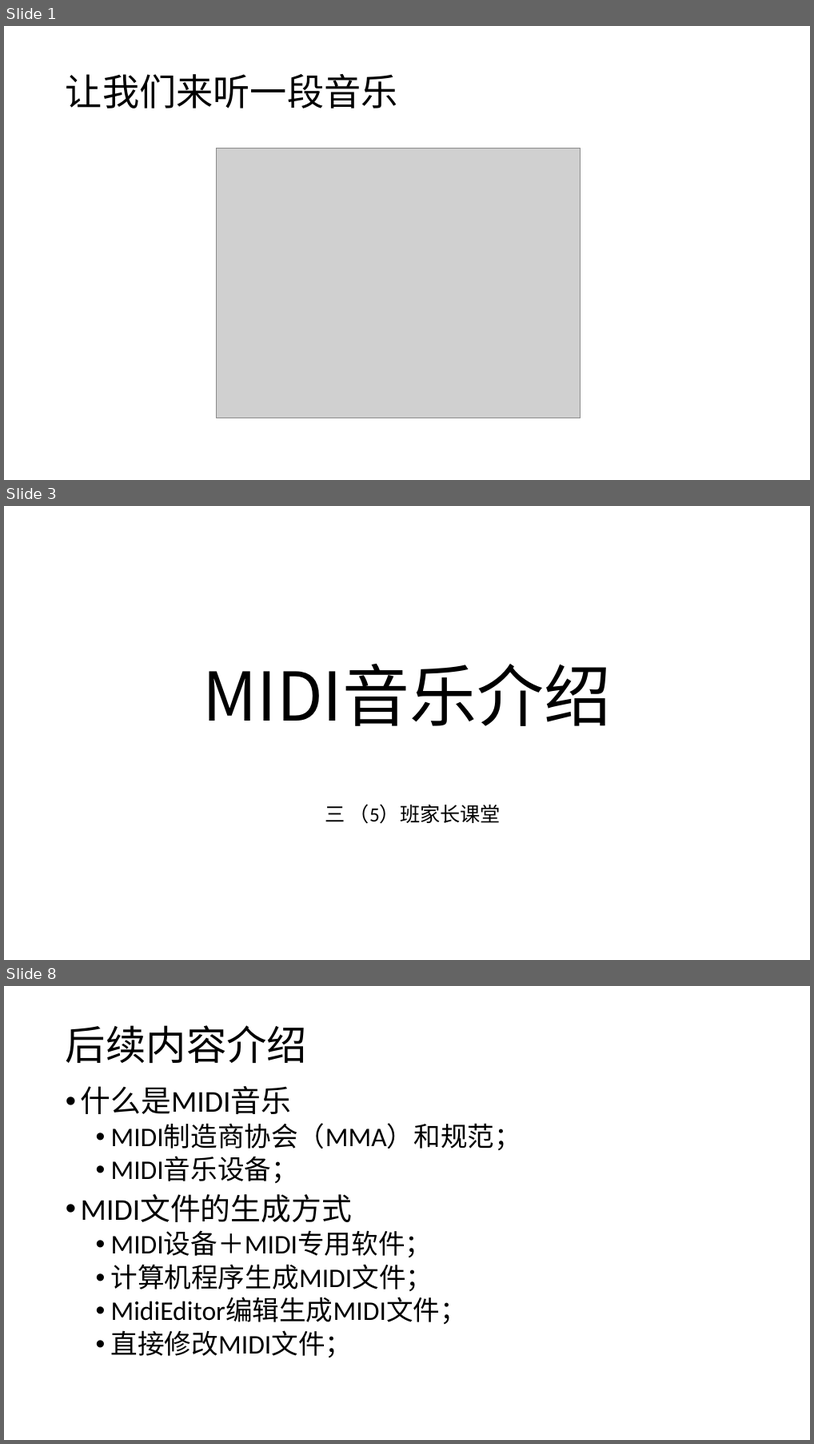
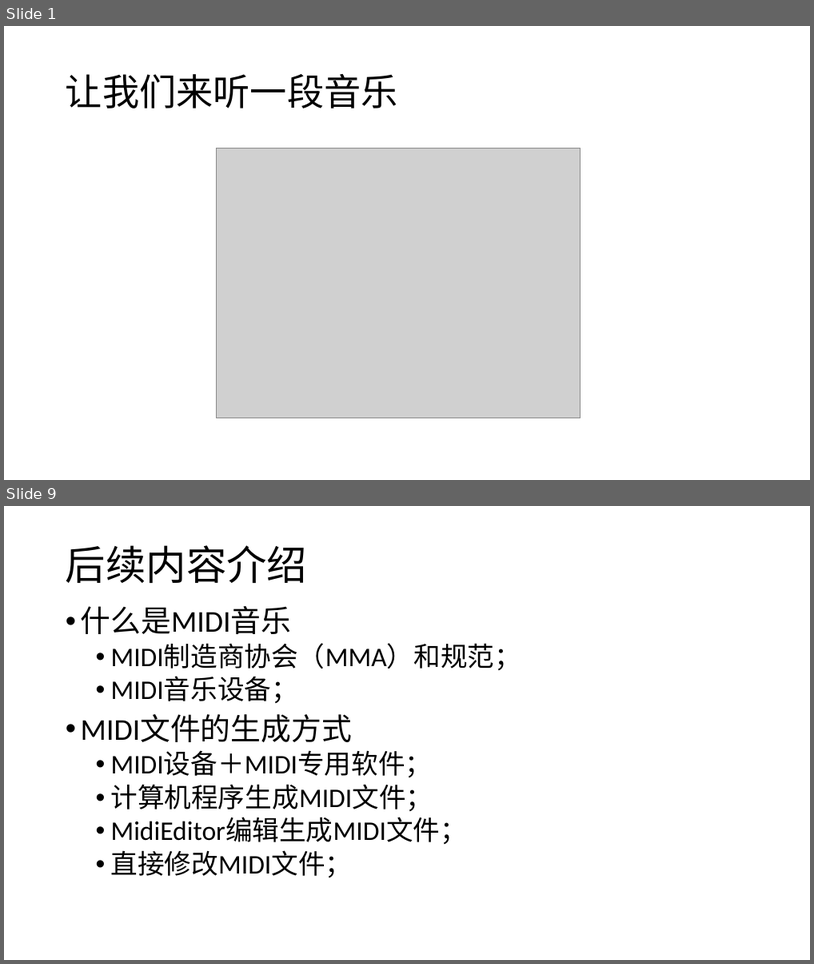
Before and after one commit to huntercao/shared_files, a slide deck: midi/docs/ppt/midi_introduction.pptx. Shown one above the other, each under a label of ours: slides 1, 3 and 8 before the commit, slides 1 and 9 after it; the slides between them are not shown. The pictures are 814x1444 and 814x964 pixels, drawn with LibreOffice and Linux fonts; fonts in the diff are those of the drawing; grey boxes stand for pictures; background and template pictures are left out. Boxes give left, top, right and bottom in pixels: in the first picture for what was removed or moved away, otherwise in the second. Text is boxed around its words. In the diff, an @@ line names an element or a change of style, - is before the commit and + after.

```diff
--- a/midi/docs/ppt/midi_introduction.pptx
+++ b/midi/docs/ppt/midi_introduction.pptx
@@ slide 3 removed at [4, 506, 810, 960], background picture (left out) @@
@@ title removed at [202, 664, 611, 726] @@
-MIDI音乐介绍
@@ subtitle removed at [325, 804, 501, 824] @@
-三 （5）班家长课堂
@@ what was slide 8 is now slide 9 @@
```
Also in this commit, not shown: 4 slides changed, 3 slides added, 1 other slide removed, 7 other files.
